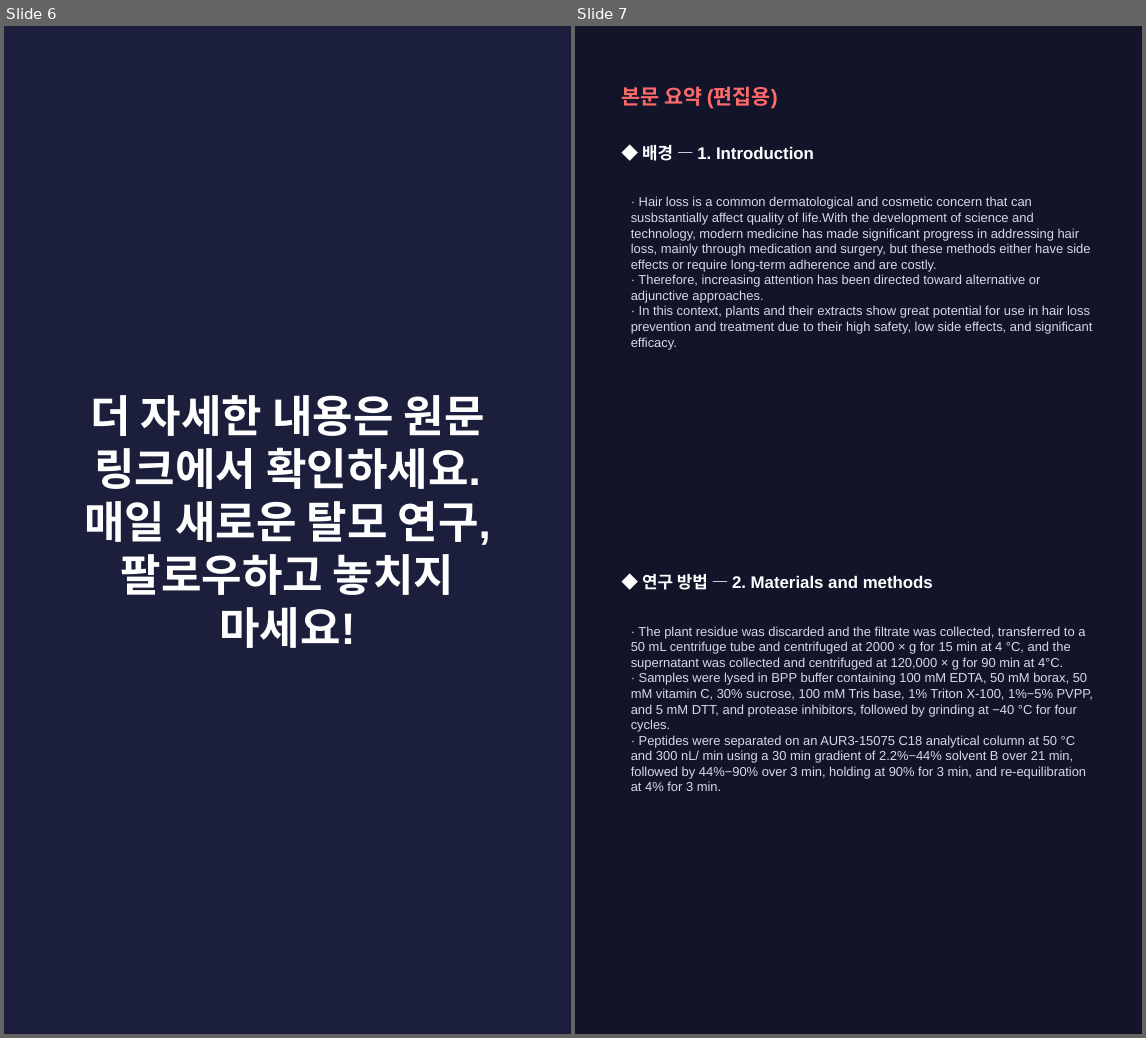
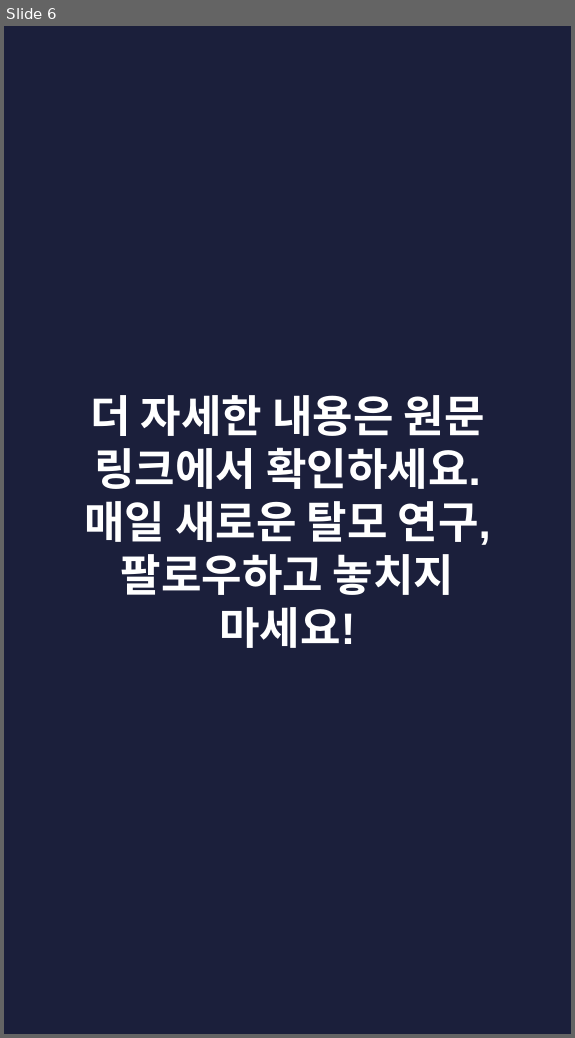
Before and after one commit to hyokang2010-BJ-ANTH/product-builder-test, a slide deck: pwa/data/latest/slides.pptx. Shown side by side, each under a label of ours: slides 6 and 7 before the commit, slide 6 after it. The pictures are 1146x1038 and 575x1038 pixels, drawn with LibreOffice and Linux fonts; fonts in the diff are those of the drawing. Boxes give left, top, right and bottom in pixels: in the first picture for what was removed or moved away, otherwise in the second. Text is boxed around its words. In the diff, an @@ line names an element or a change of style, - is before the commit and + after.

```diff
--- a/pwa/data/latest/slides.pptx
+++ b/pwa/data/latest/slides.pptx
@@ slide 7 removed at (575,26,1142,1034), background #12142A @@
@@ text removed at (621,86,778,109) @@
-본문 요약 (편집용)
@@ text removed at (642,145,814,161) @@
-◆ 배경 — 1. Introduction
@@ text removed at (631,196,1092,349) @@
-· Hair loss is a common dermatological and cosmetic concern that can susbstantially affect quality of life.With the development of science and technology, modern medicine has made significant progress in addressing hair loss, mainly through medication and surgery, but these methods either have side effects or require long-term adherence and are costly.
-· Therefore, increasing attention has been directed toward alternative or adjunctive approaches.
-· In this context, plants and their extracts show great potential for use in hair loss prevention and treatment due to their high safety, low side effects, and significant efficacy.
@@ text removed at (642,574,933,590) @@
-◆ 연구 방법 — 2. Materials and methods
@@ text removed at (631,626,1093,791) @@
-· The plant residue was discarded and the filtrate was collected, transferred to a 50 mL centrifuge tube and centrifuged at 2000 × g for 15 min at 4 °C, and the supernatant was collected and centrifuged at 120,000 × g for 90 min at 4°C.
-· Samples were lysed in BPP buffer containing 100 mM EDTA, 50 mM borax, 50 mM vitamin C, 30% sucrose, 100 mM Tris base, 1% Triton X-100, 1%−5% PVPP, and 5 mM DTT, and protease inhibitors, followed by grinding at −40 °C for four cycles.
-· Peptides were separated on an AUR3-15075 C18 analytical column at 50 °C and 300 nL/ min using a 30 min gradient of 2.2%−44% solvent B over 21 min, followed by 44%−90% over 3 min, holding at 90% for 3 min, and re-equilibration at 4% for 3 min.
```
Also in this commit, not shown: 2 slides changed, 6 slides added, 4 other slides removed, 26 other files.
